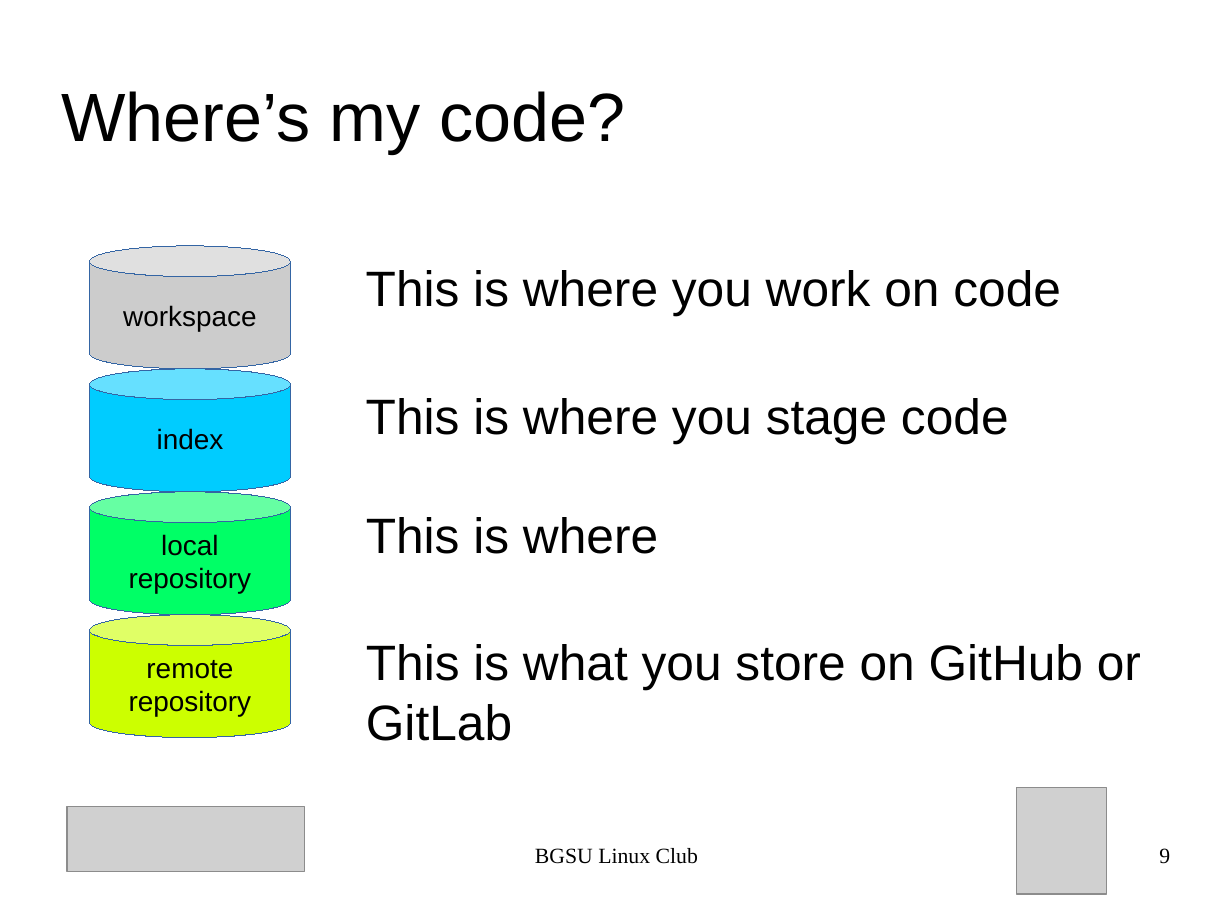
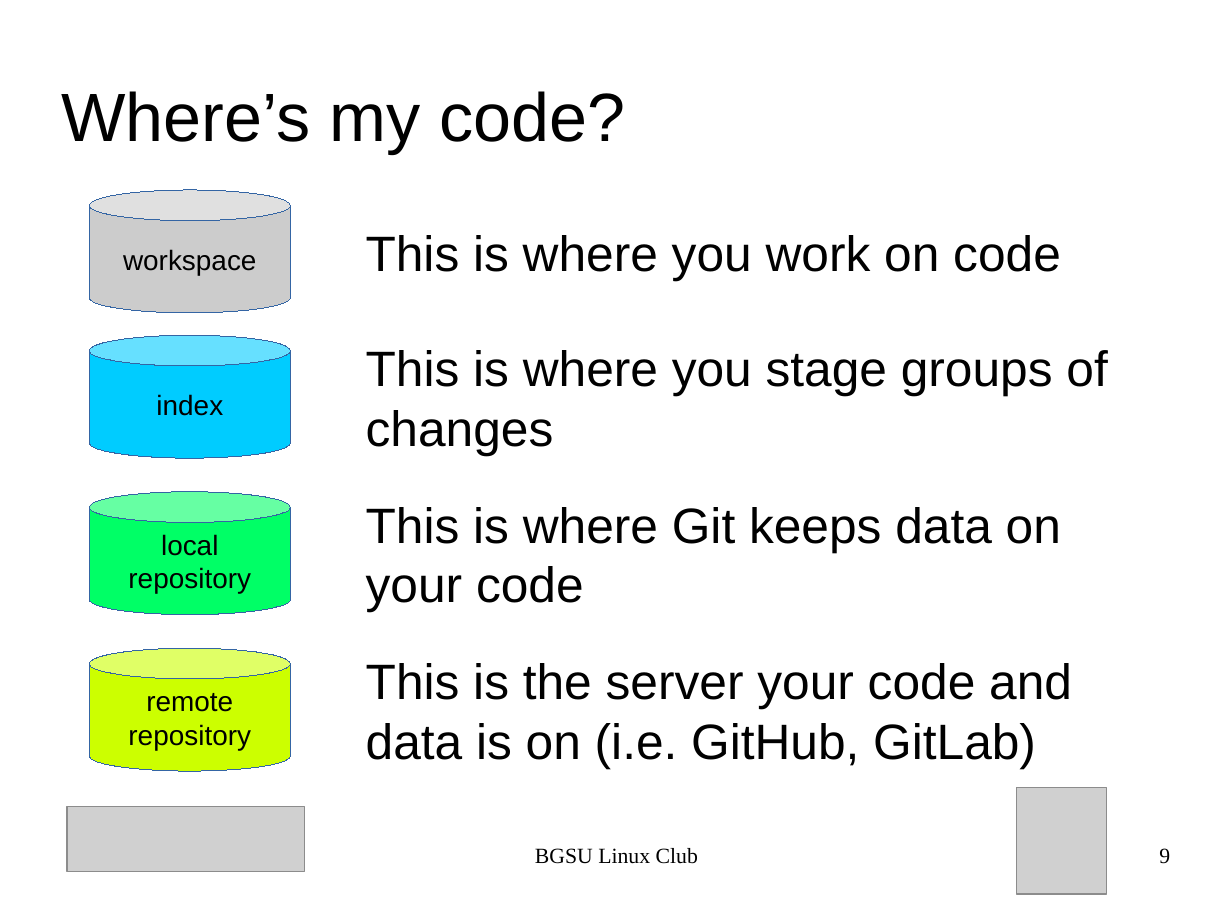
Before and after one commit to BGSU-Linux-Club/BGSU-Git-Tutorial, a slide deck: slide 9 of presentation.odp. Drawn at 1232x924 pixels with LibreOffice and Linux fonts; fonts in the diff are those of the drawing; grey boxes stand for pictures. Boxes give left, top, right and bottom in pixels: in the first picture for what was removed or moved away, otherwise in the second. Text is boxed around its words. In the diff, an @@ line names an element or a change of style, - is before the commit and + after.

```diff
--- a/presentation.odp
+++ b/presentation.odp
@@ cylinder "workspace": place and size @@
-cylinder "workspace" at bbox=[89, 246, 291, 369]
+cylinder "workspace" at bbox=[89, 190, 291, 313]
@@ text "This is where you work ...": place and size @@
-text "This is where you work ..." at bbox=[366, 270, 1061, 316]
+text "This is where you work ..." at bbox=[366, 235, 1061, 280]
@@ cylinder "index": place and size @@
-cylinder "index" at bbox=[89, 369, 291, 492]
+cylinder "index" at bbox=[89, 335, 291, 458]
@@ text at bbox=[366, 350, 1107, 455]: text changed @@
-This is where you stage code
+This is where you stage groups of changes
@@ text at bbox=[366, 507, 1061, 612]: text changed @@
-This is where
+This is where Git keeps data on your code
@@ cylinder "remote": place and size @@
-cylinder "remote" at bbox=[89, 615, 291, 738]
+cylinder "remote" at bbox=[89, 648, 291, 771]
@@ vertical alignment top to middle in 4 elements at bbox=[366, 235, 1061, 280], bbox=[366, 350, 1107, 455], bbox=[366, 507, 1061, 612], bbox=[366, 663, 1072, 768] @@
@@ text at bbox=[366, 663, 1072, 768]: text changed @@
-This is what you store on GitHub or GitLab
+This is the server your code and data is on (i.e. GitHub, GitLab)
```
Also in this commit, not shown: 4 other slides changed, 5 slides added, 1 other file.
